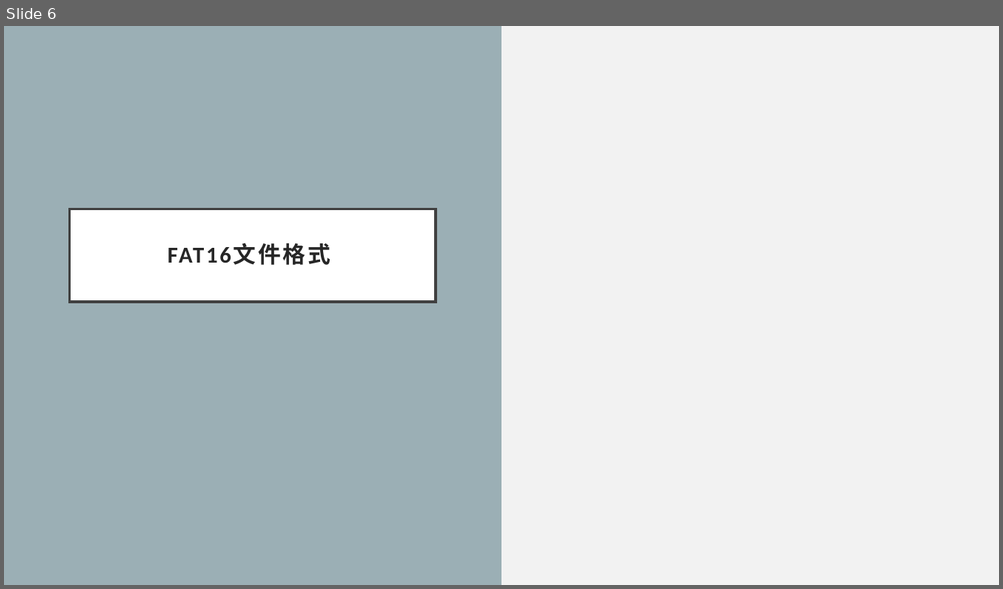
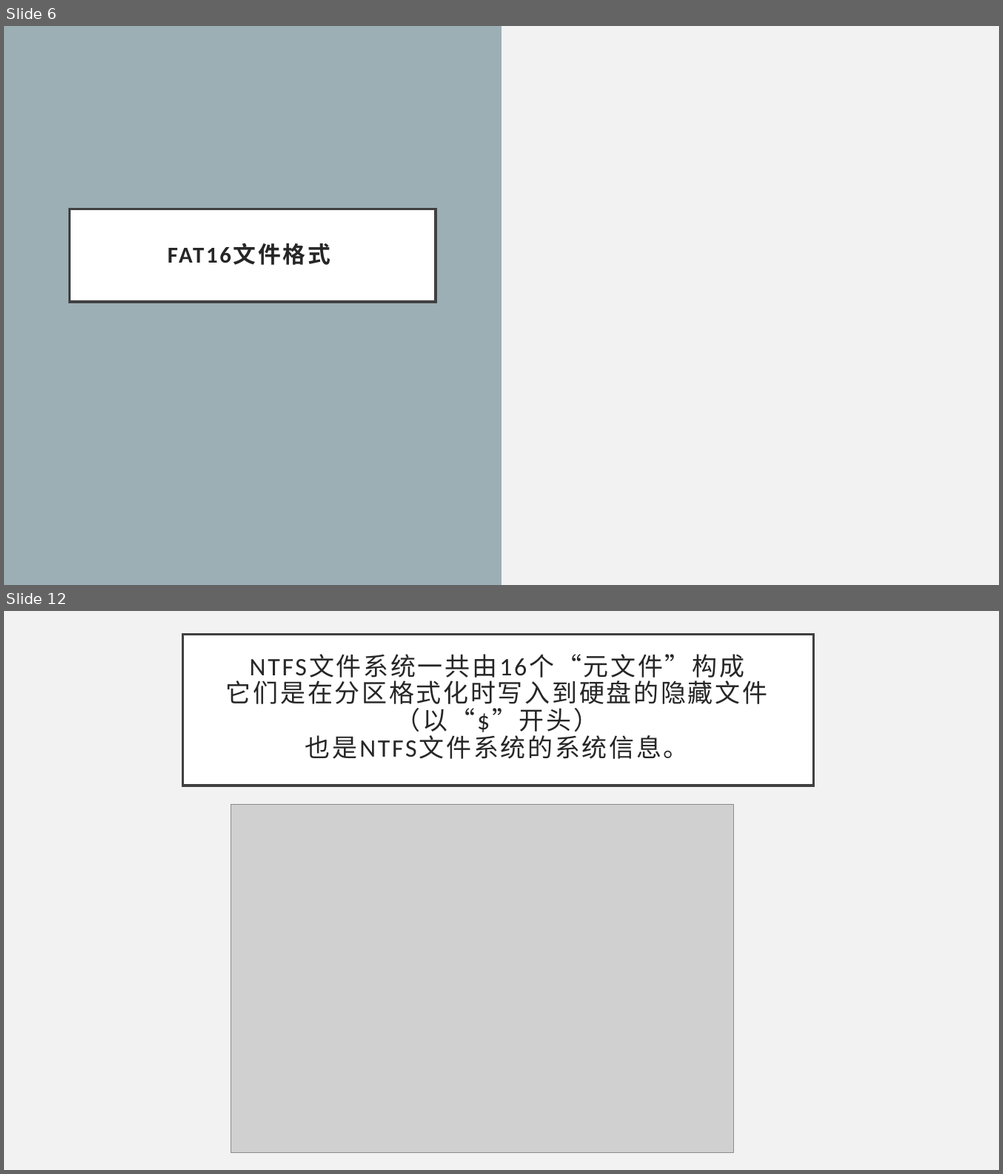
Before and after one commit to llCurious/synchro, a slide deck: Windows Fs.pptx. Shown one above the other, each under a label of ours: slide 6 before the commit, slides 6 and 12 after it; the slides between them are not shown. The pictures are 1003x589 and 1003x1174 pixels, drawn with LibreOffice and Linux fonts; fonts in the diff are those of the drawing; grey boxes stand for pictures. Boxes give left, top, right and bottom in pixels: in the first picture for what was removed or moved away, otherwise in the second. Text is boxed around its words. In the diff, an @@ line names an element or a change of style, - is before the commit and + after.

```diff
--- a/Windows Fs.pptx
+++ b/Windows Fs.pptx
@@ slide 12 added at (4, 611, 999, 1170), background #F2F2F2 @@
@@ title added at (183, 634, 814, 786), fill #FFFFFF, outline #404040 2.5 pt, 24.3 pt, text #262626 @@
+NTFS文件系统一共由16个“元文件”构成
+它们是在分区格式化时写入到硬盘的隐藏文件
+（以“$”开头）
+也是NTFS文件系统的系统信息。
@@ picture added at (231, 804, 733, 1153) @@
```
Also in this commit, not shown: 14 other slides added, 3 slides removed.
